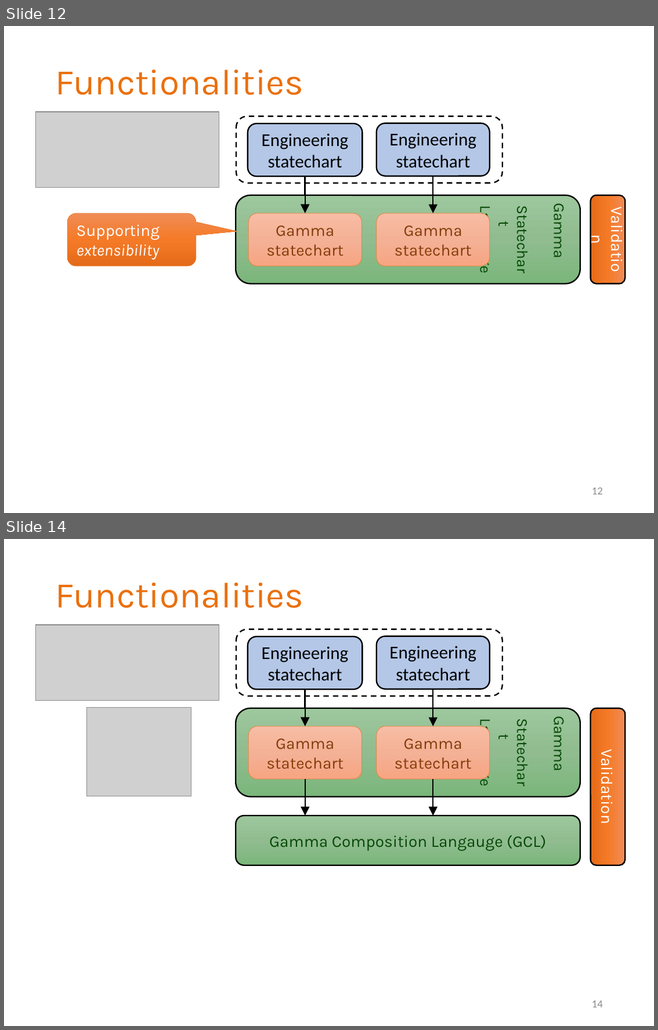
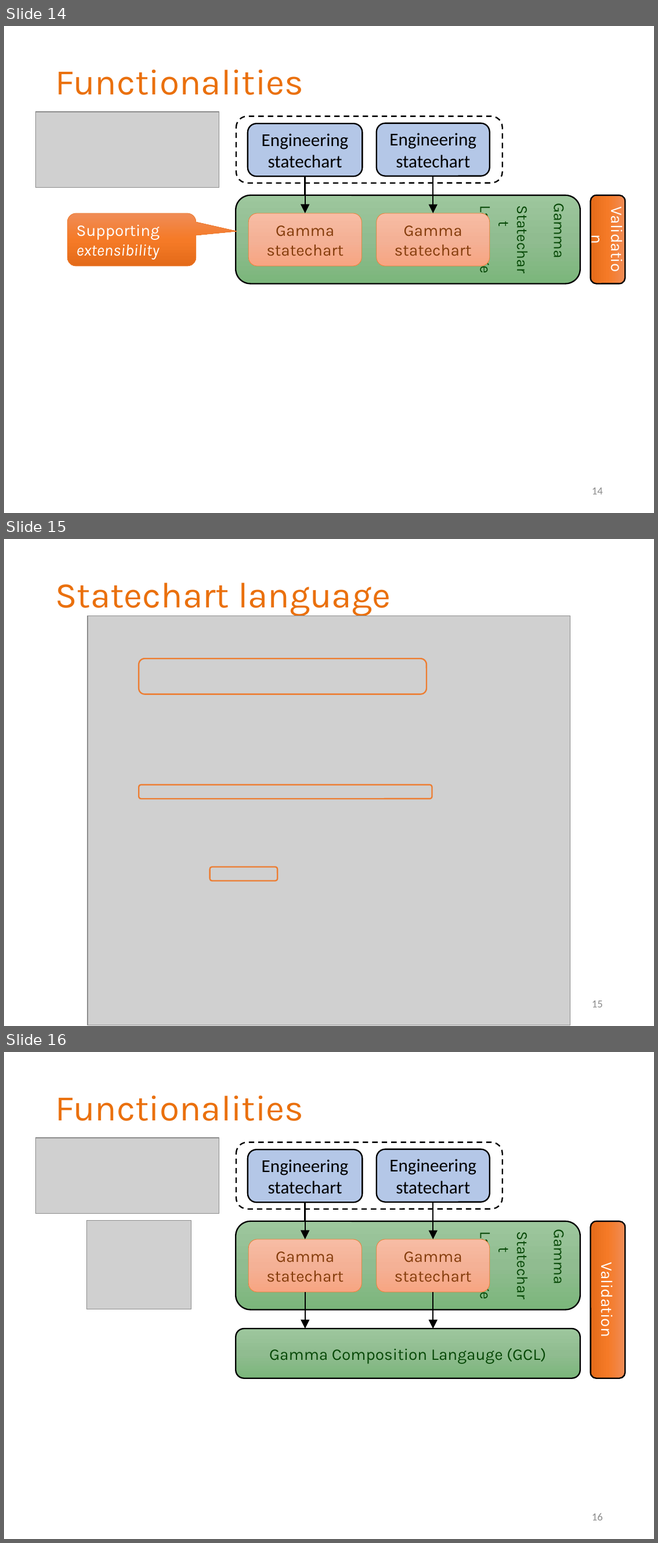
Before and after one commit to grbeni/minisymp2018, a slide deck: presentation/gb_mv_gamma.pptx. Shown one above the other, each under a label of ours: slides 12 and 14 before the commit, slides 14, 15 and 16 after it; the slides between them are not shown. The pictures are 658x1030 and 658x1543 pixels, drawn with LibreOffice and Linux fonts; fonts in the diff are those of the drawing; grey boxes stand for pictures; background and template pictures are left out. Boxes give left, top, right and bottom in pixels: in the first picture for what was removed or moved away, otherwise in the second. Text is boxed around its words. In the diff, an @@ line names an element or a change of style, - is before the commit and + after.

```diff
--- a/presentation/gb_mv_gamma.pptx
+++ b/presentation/gb_mv_gamma.pptx
@@ slide 15 added at box(4, 539, 654, 1026), background #FFFFFF @@
@@ title added at box(55, 583, 390, 616), 40 pt, text #EA700D @@
+Statechart language
@@ picture added at box(88, 616, 571, 1026) @@
@@ rounded rectangle added at box(139, 658, 426, 694), outline #ED7D31 1.5 pt @@
@@ rounded rectangle added at box(139, 785, 431, 799), outline #ED7D31 1.5 pt @@
@@ rounded rectangle added at box(210, 867, 278, 881), outline #ED7D31 1.5 pt @@
@@ page number added at box(592, 1001, 603, 1008), 12 pt, text #8C8C8C @@
+15
@@ what was slide 12 is now slide 14 @@
@@ page number at box(592, 488, 603, 495): text changed @@
-12
+14
@@ what was slide 14 is now slide 16 @@
@@ page number at box(592, 1513, 603, 1521): text changed @@
-14
+16
```
Also in this commit, not shown: 4 slides changed, 2 other slides added, 1 slide removed.
